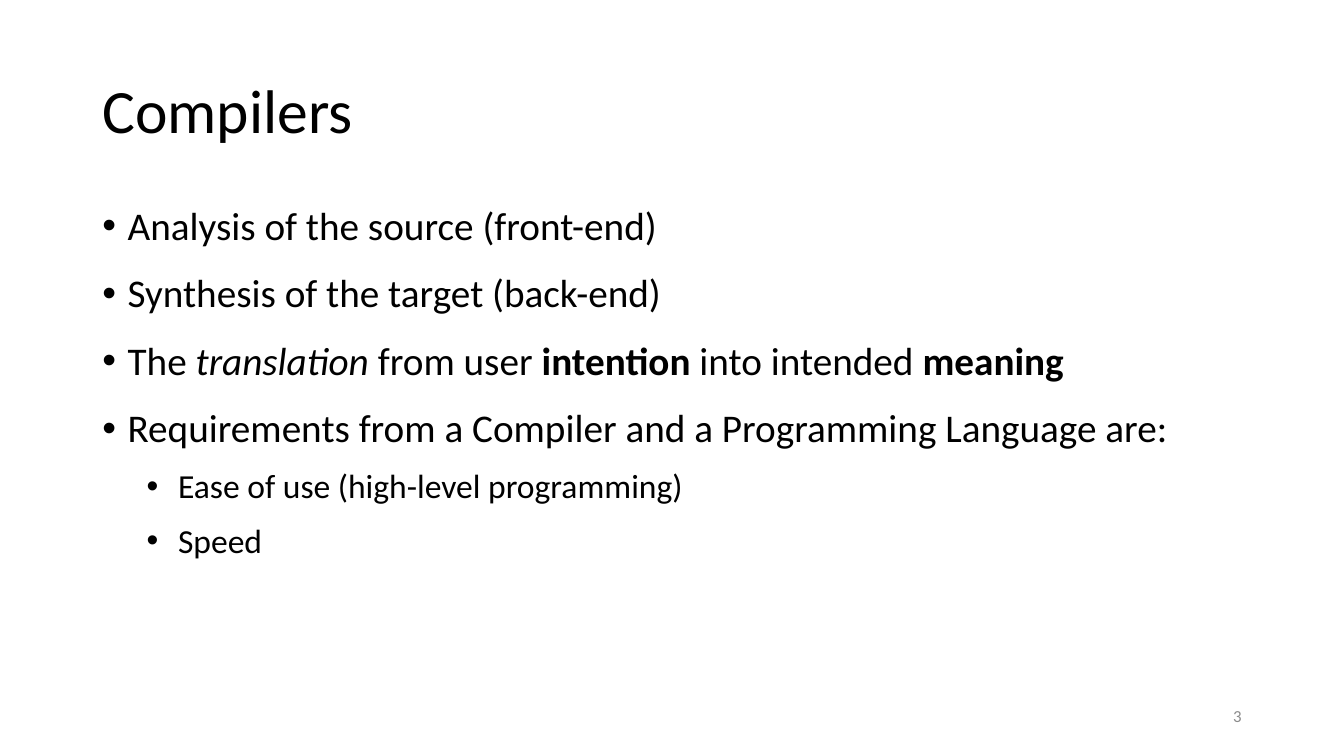
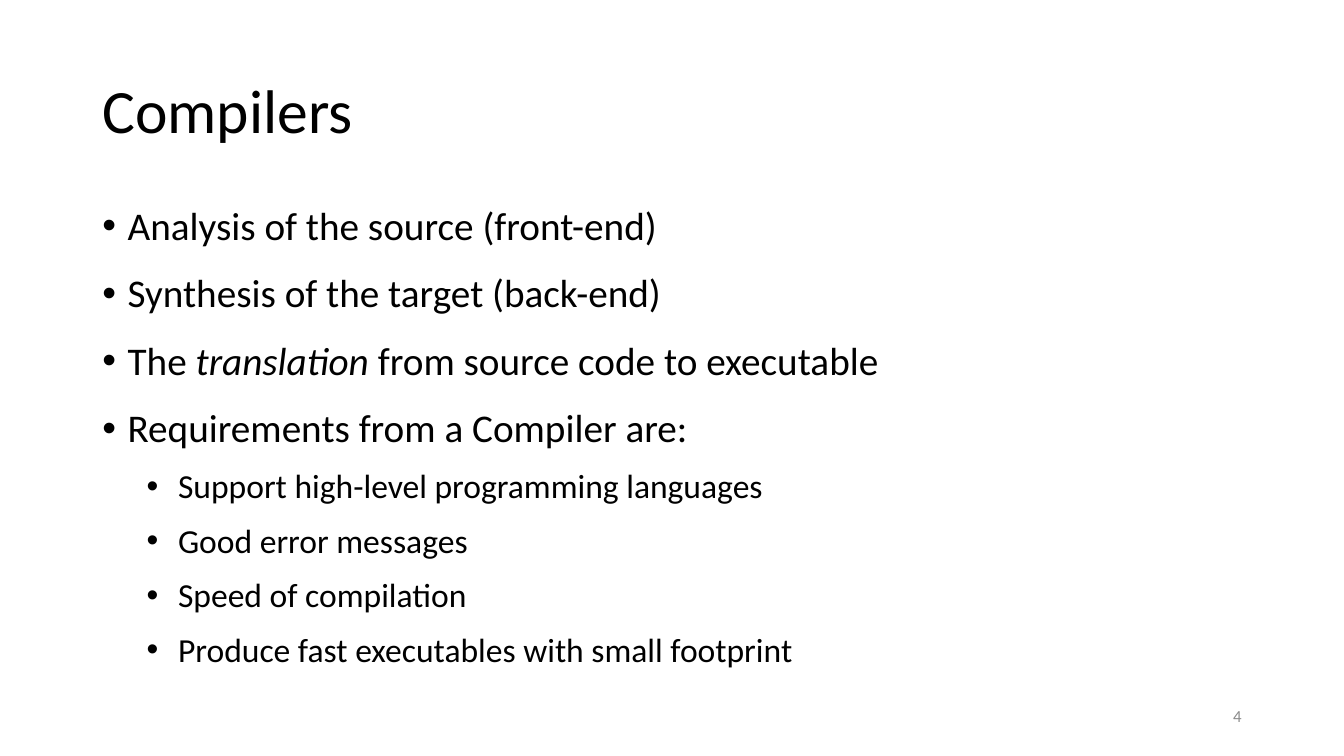
Before and after one commit to anoopsarkar/compilers-class, a slide deck: slide 4 of assets/ppt/intro/in3-what-is-a-compiler.pptx (slide 3 before the commit). Drawn at 1344x756 pixels with LibreOffice and Linux fonts; fonts in the diff are those of the drawing. Boxes give left, top, right and bottom in pixels: in the first picture for what was removed or moved away, otherwise in the second. Text is boxed around its words. In the diff, an @@ line names an element or a change of style, - is before the commit and + after.

```diff
--- a/assets/ppt/intro/in3-what-is-a-compiler.pptx
+++ b/assets/ppt/intro/in3-what-is-a-compiler.pptx
@@ text at (x1=128, y1=347, x2=878, y2=668): text changed; size 21 to 18 pt @@
-• The translation from user intention into intended meaning
-• Requirements from a Compiler and a Programming Language are:
-  • Ease of use (high-level programming)
-  • Speed
+• The translation from source code to executable
+• Requirements from a Compiler are:
+  • Support high-level programming languages
+  • Good error messages
+  • Speed of compilation
+  • Produce fast executables with small footprint
@@ page number at (x1=1233, y1=711, x2=1242, y2=722): text changed @@
-3
+4
```
Also in this commit, not shown: 5 other slides changed, 3 slides removed, 3 other files.
